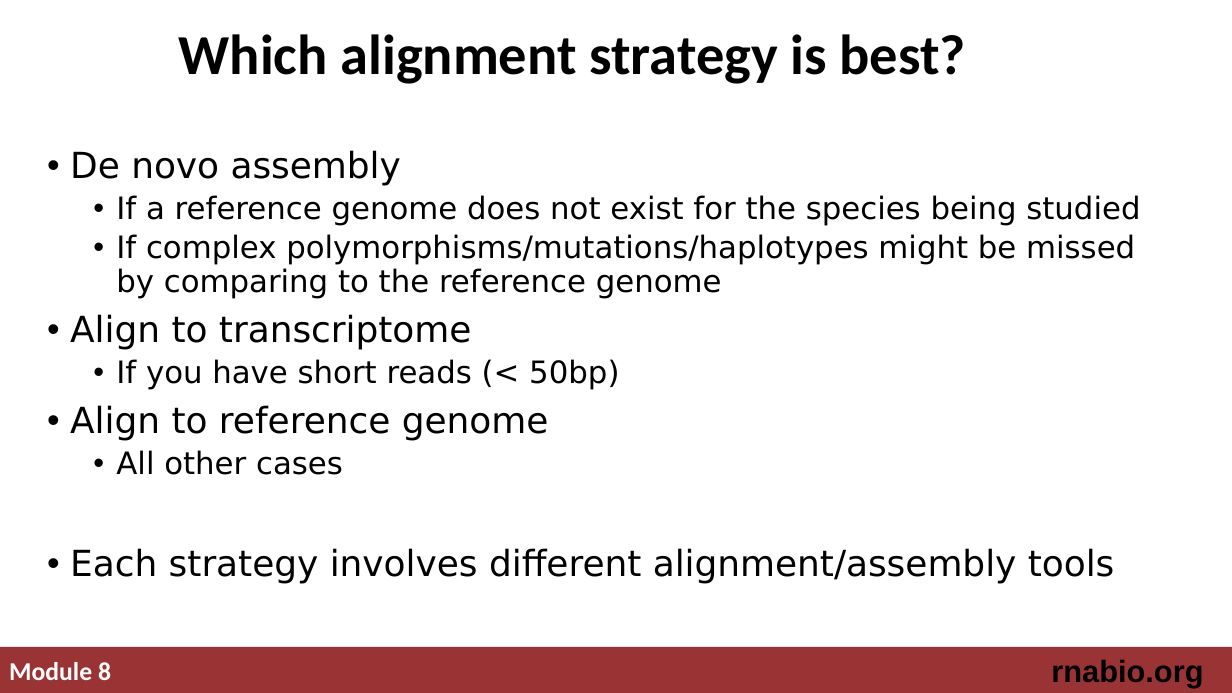
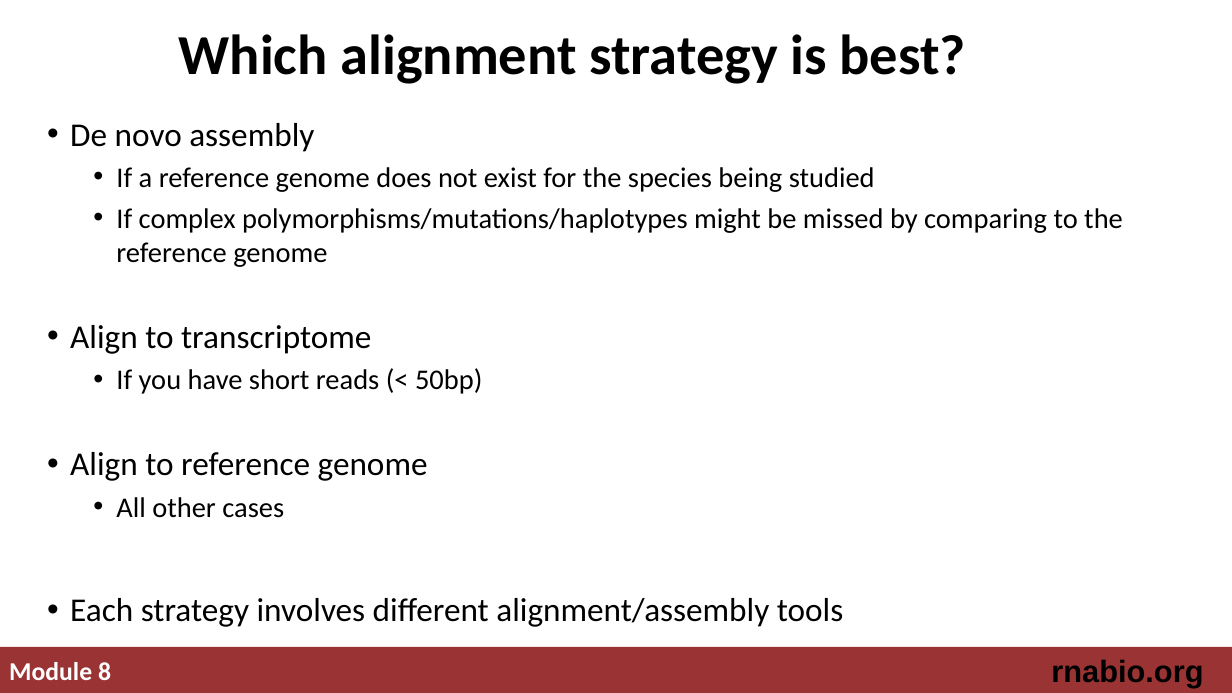
Before and after one commit to griffithlab/rnabio.org, a slide deck: slide 5 of assets/lectures/cbw-cshl/2019/mini/RNASeq_MiniLecture_08_01_Alignment.pptx (slide 8 before the commit). Drawn at 1232x693 pixels with LibreOffice and Linux fonts; fonts in the diff are those of the drawing. Boxes give left, top, right and bottom in pixels: in the first picture for what was removed or moved away, otherwise in the second. Text is boxed around its words. In the diff, an @@ line names an element or a change of style, - is before the commit and + after.

Commit message:
updating alignment slides

```diff
--- a/assets/lectures/cbw-cshl/2019/mini/RNASeq_MiniLecture_08_01_Alignment.pptx
+++ b/assets/lectures/cbw-cshl/2019/mini/RNASeq_MiniLecture_08_01_Alignment.pptx
@@ text "De novo assembly": place and size @@
-text "De novo assembly" at box(70, 150, 1140, 584)
+text "De novo assembly" at box(70, 123, 1123, 627)
@@ text "De novo assembly" at box(70, 123, 1123, 627): size 28 to 25.9 pt in "De novo assembly", "Align to transcriptome", "Align to reference genome", "Each strategy involves different alignment/assembly tools"; font DejaVu Sans to Calibri; size 24 to 22.2 pt in "If a reference genome does not exist ...", "If complex polymorphisms/mutations/haplotypes might be misse ...", "If you have short reads (< 50bp)", "All other cases"; line spacing 0.9 to 1 @@
```
Also in this commit, not shown: 7 other slides changed, 1 slide added, 3 slides removed, 2 other files.
